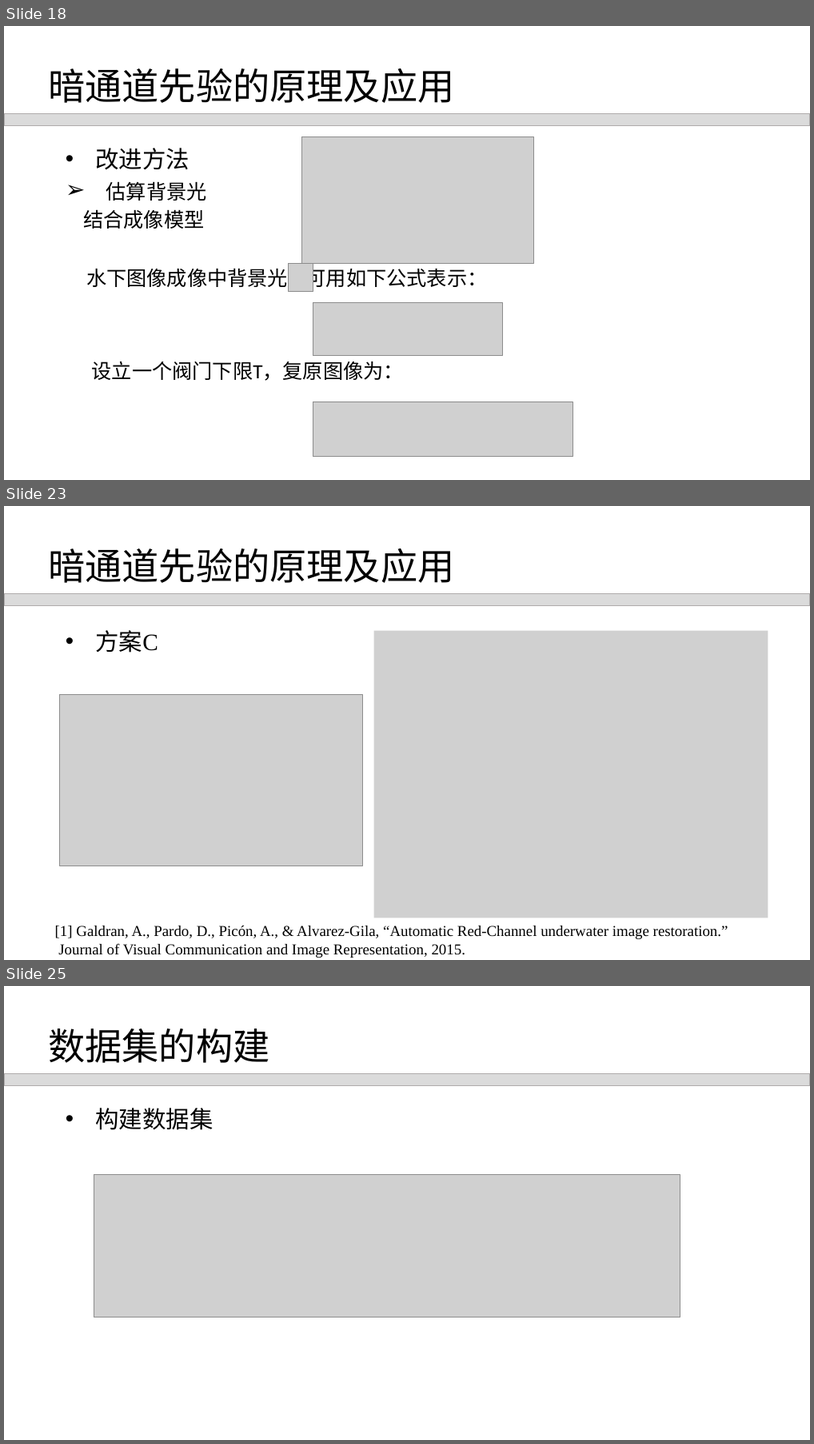
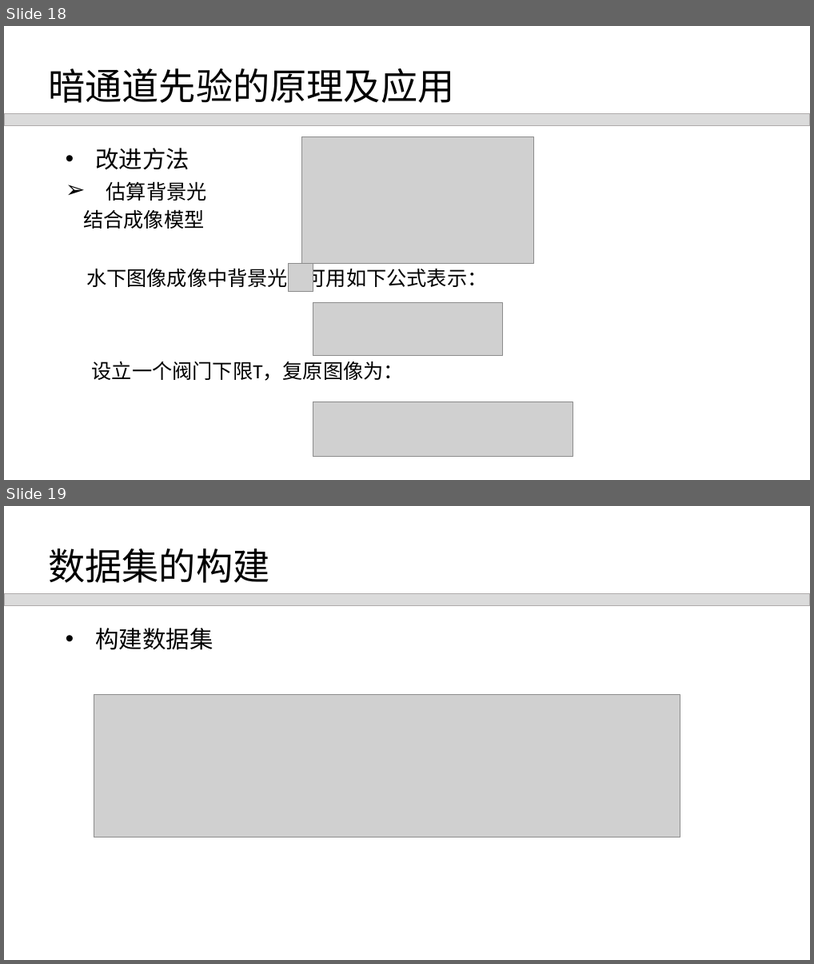
Before and after one commit to zhenglab/UnderwaterImageRestoration, a slide deck: reports/第四次汇报20161219.pptx. Shown one above the other, each under a label of ours: slides 18, 23 and 25 before the commit, slides 18 and 19 after it; the slides between them are not shown. The pictures are 814x1444 and 814x964 pixels, drawn with LibreOffice and Linux fonts; fonts in the diff are those of the drawing; grey boxes stand for pictures. Boxes give left, top, right and bottom in pixels: in the first picture for what was removed or moved away, otherwise in the second. Text is boxed around its words. In the diff, an @@ line names an element or a change of style, - is before the commit and + after.

```diff
--- a/reports/第四次汇报20161219.pptx
+++ b/reports/第四次汇报20161219.pptx
@@ slide 23 removed at box(4, 506, 810, 960), background #FFFFFF @@
@@ text removed at box(48, 548, 454, 583) @@
-暗通道先验的原理及应用
@@ rectangle removed at box(4, 593, 810, 605) @@
@@ text removed at box(96, 630, 158, 652) @@
-• 方案C
@@ picture removed at box(374, 631, 769, 918) @@
@@ picture removed at box(60, 694, 362, 865) @@
@@ text removed at box(55, 925, 729, 957) @@
-[1] Galdran, A., Pardo, D., Picón, A., & Alvarez-Gila, “Automatic Red-Channel underwater image restoration.” Journal of Visual Communication and Image Representation, 2015.
@@ what was slide 25 is now slide 19 @@
```
Also in this commit, not shown: 5 other slides removed.
